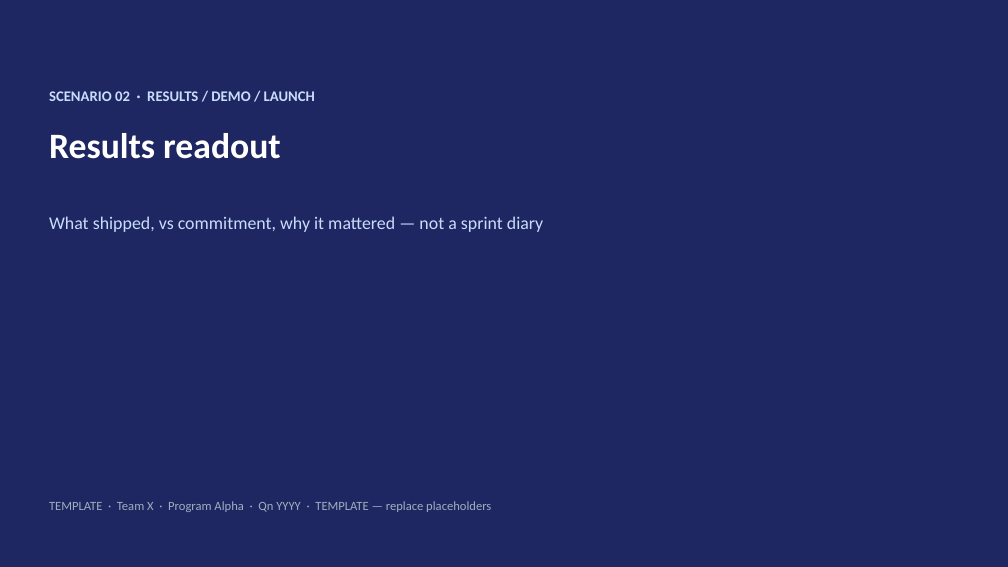
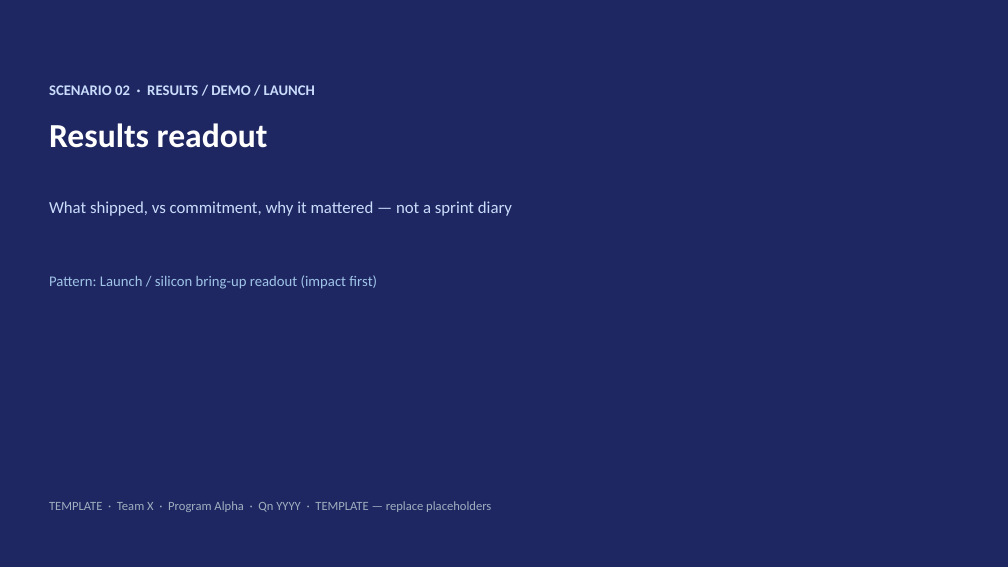
Before and after one commit to peter0749/MindsetMD, a slide deck: slide 1 of skills/presentations/assets/pptx/templates/02-results-demo.pptx. Drawn at 1008x567 pixels with LibreOffice and Linux fonts; fonts in the diff are those of the drawing. Boxes give left, top, right and bottom in pixels: in the first picture for what was removed or moved away, otherwise in the second. Text is boxed around its words. In the diff, an @@ line names an element or a change of style, - is before the commit and + after.

Commit message:
Add explicit public pattern provenance and fix broken asset links
Each template/example deck now has a Pattern provenance slide and cover
line; outline MDs cite sources. Fix assets/README paths to pptx/templates
and pptx/examples; add scripts/check_markdown_links.py (all 22 URLs 200).

```diff
--- a/skills/presentations/assets/pptx/templates/02-results-demo.pptx
+++ b/skills/presentations/assets/pptx/templates/02-results-demo.pptx
@@ text "SCENARIO 02 · RESULTS / ...": place and size @@
-text "SCENARIO 02 · RESULTS / ..." at (49,91,315,101)
+text "SCENARIO 02 · RESULTS / ..." at (49,85,315,95)
@@ text "Results readout": place and size @@
-text "Results readout" at (49,133,281,159)
+text "Results readout" at (49,123,268,148)
@@ text "Results readout" at (49,123,268,148): size 34 to 32 pt @@
@@ text "What shipped, vs commitment, why ...": place and size @@
-text "What shipped, vs commitment, why ..." at (49,216,543,232)
+text "What shipped, vs commitment, why ..." at (49,201,512,216)
@@ text "What shipped, vs commitment, why ..." at (49,201,512,216): size 17 to 16 pt @@
@@ text added at (49,275,377,289), 14 pt, text #A0C4E8 @@
+Pattern: Launch / silicon bring-up readout (impact first)
```
Also in this commit, not shown: 1 slide added, 35 other files.
